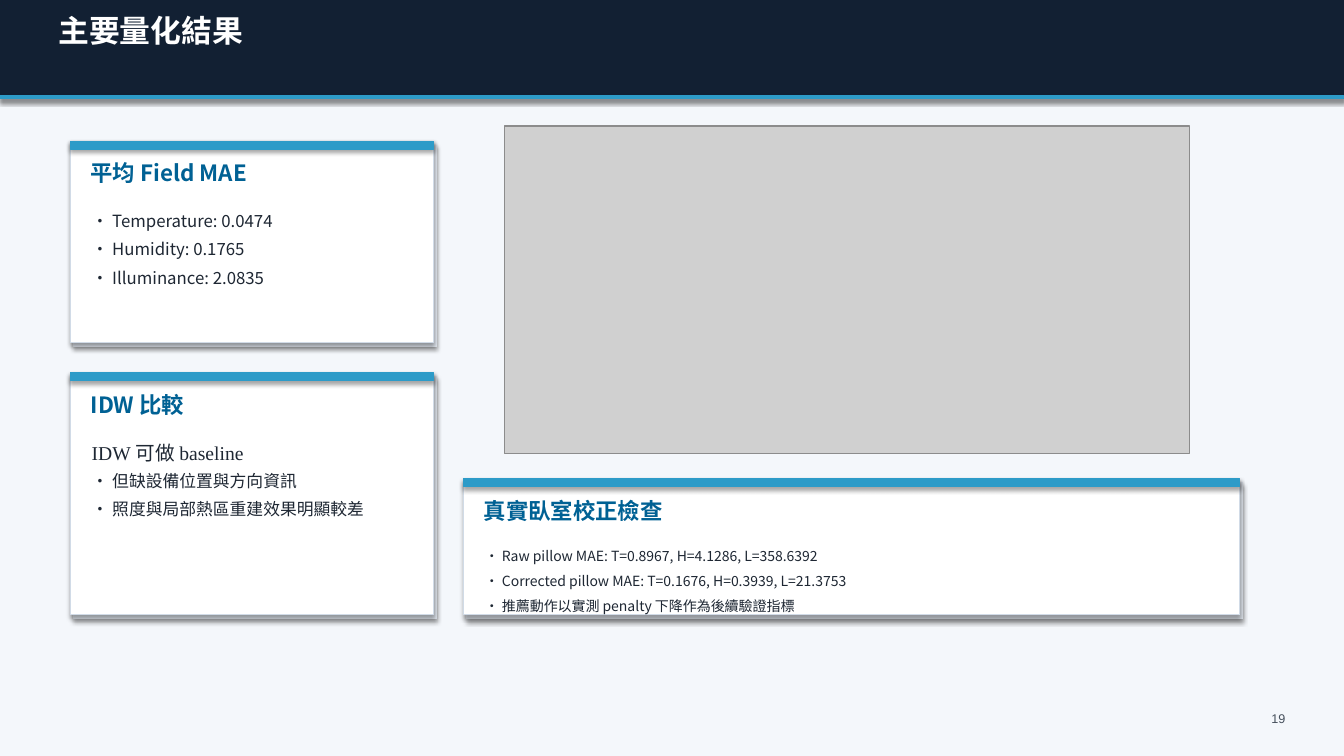
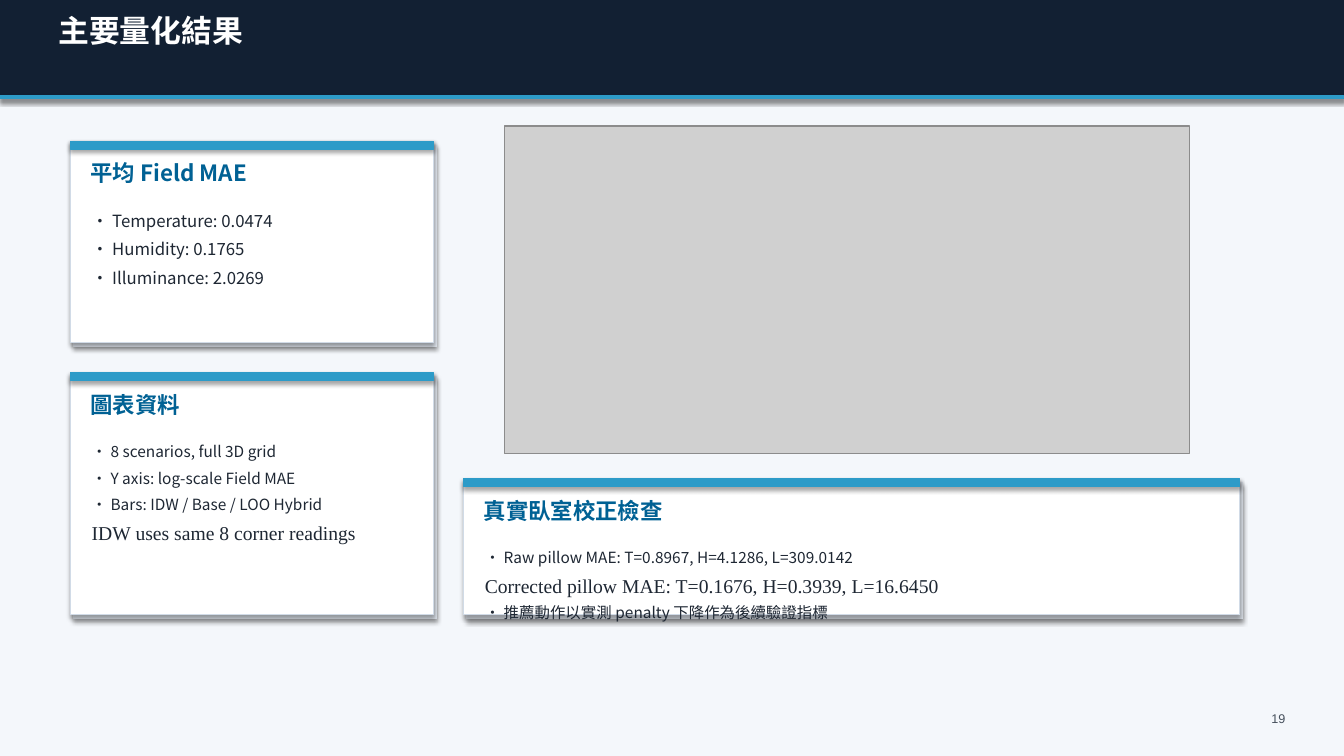
Before and after one commit to Yunitrish006006/A-Spatial-Digital-Twin-Prototype-for-Indoor-Spaces-with-Environmental-Factors, a slide deck: slide 19 of docs/papers/thesis/thesis_presentation_zh_30min.pptx. Drawn at 1344x756 pixels with LibreOffice and Linux fonts; fonts in the diff are those of the drawing; grey boxes stand for pictures. Boxes give left, top, right and bottom in pixels: in the first picture for what was removed or moved away, otherwise in the second. Text is boxed around its words. In the diff, an @@ line names an element or a change of style, - is before the commit and + after.

```diff
--- a/docs/papers/thesis/thesis_presentation_zh_30min.pptx
+++ b/docs/papers/thesis/thesis_presentation_zh_30min.pptx
@@ text at [112,270,264,284]: text changed @@
-• Illuminance: 2.0835
+• Illuminance: 2.0269
@@ text at [91,390,180,418]: text changed @@
-IDW 比較
+圖表資料
@@ text at [92,444,355,545]: text changed; size 12 to 11 pt @@
-IDW 可做 baseline
-• 但缺設備位置與方向資訊
-• 照度與局部熱區重建效果明顯較差
+• 8 scenarios, full 3D grid
+• Y axis: log-scale Field MAE
+• Bars: IDW / Base / LOO Hybrid
+IDW uses same 8 corner readings
@@ text at [485,550,939,598]: text changed; size 10 to 14 pt; font Noto Sans CJK TC to Times New Roman @@
-• Raw pillow MAE: T=0.8967, H=4.1286, L=358.6392
-• Corrected pillow MAE: T=0.1676, H=0.3939, L=21.3753
+• Raw pillow MAE: T=0.8967, H=4.1286, L=309.0142
+Corrected pillow MAE: T=0.1676, H=0.3939, L=16.6450
@@ text at [504,602,827,622]: size 10 to 11 pt in "• 推薦動作以實測 penalty 下降作為後續驗證指標" @@
```
Also in this commit, not shown: 32 other slides changed, 20 other files.
